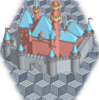
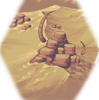
Layers edited between the first and the second 99 x 100 image:
hid group "castel" (2 layers) over [0, 0, 99, 100]
hid "Layer 2" over [3, 0, 95, 77]
hid "Layer 3", painted on it over [0, 0, 99, 100]
added group "deshest" with 1 layers above "Layer 0 copy 2" over [0, 0, 99, 100]
added layer "Layer 15" in group "deshest" over [0, 0, 99, 100]
